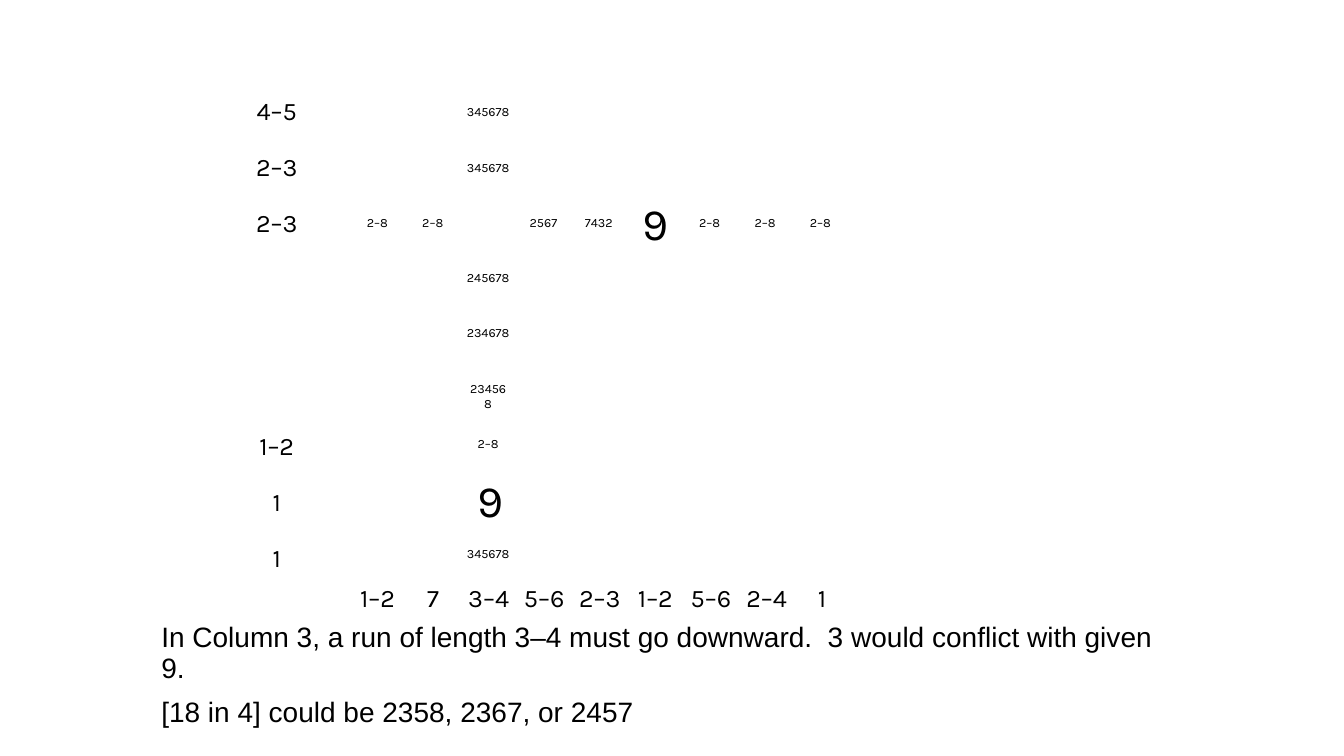
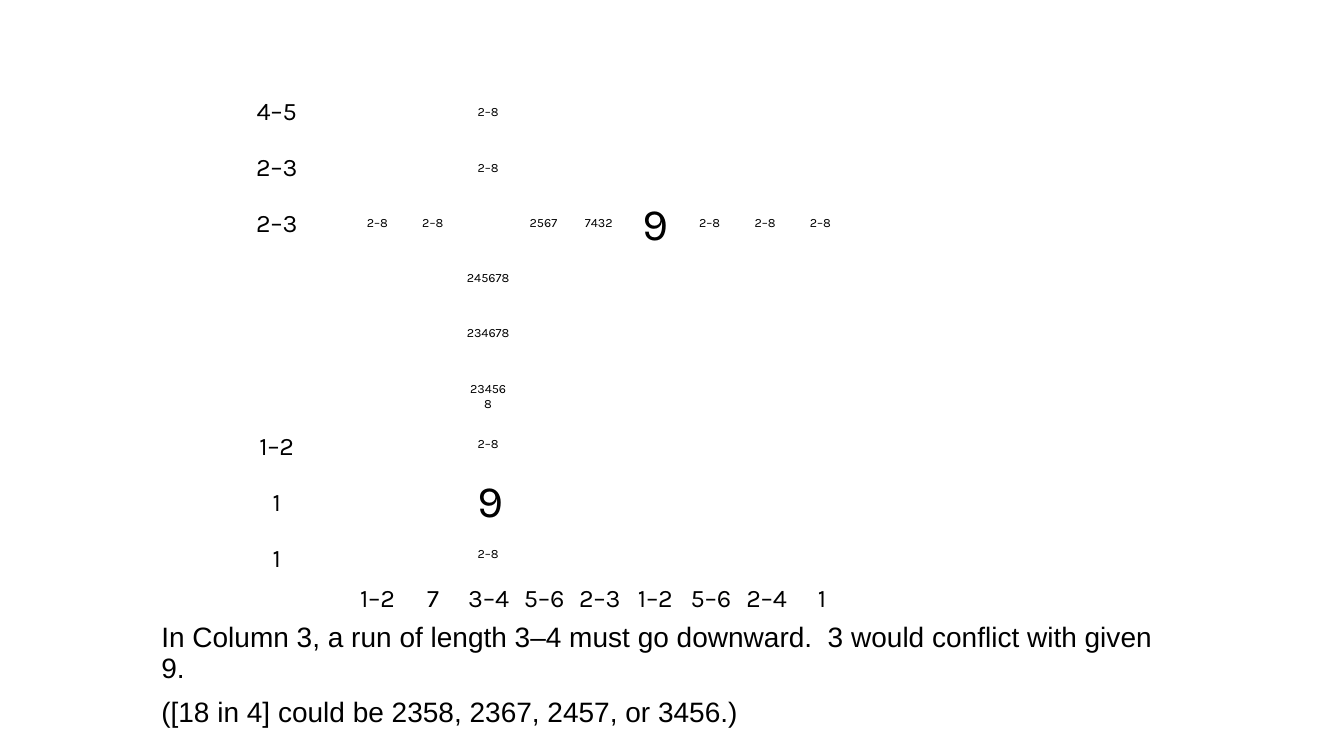
Before and after one commit to jhardis/WSJ_Number_Puzzles, a slide deck: slide 4 of 20260321_2.pptx. Drawn at 1344x756 pixels with LibreOffice and Linux fonts; fonts in the diff are those of the drawing; background and template pictures are left out. Boxes give left, top, right and bottom in pixels: in the first picture for what was removed or moved away, otherwise in the second. Text is boxed around its words. In the diff, an @@ line names an element or a change of style, - is before the commit and + after.

```diff
--- a/20260321_2.pptx
+++ b/20260321_2.pptx
@@ text at [478,108,499,116]: text changed @@
-345678
+2–8
@@ text at [478,164,499,172]: text changed @@
-345678
+2–8
@@ text at [478,550,499,558]: text changed @@
-345678
+2–8
@@ text at [161,701,737,727]: text changed @@
-[18 in 4] could be 2358, 2367, or 2457
+([18 in 4] could be 2358, 2367, 2457, or 3456.)
```
Also in this commit, not shown: 14 other slides changed, 1 slide added, 1 other file.
